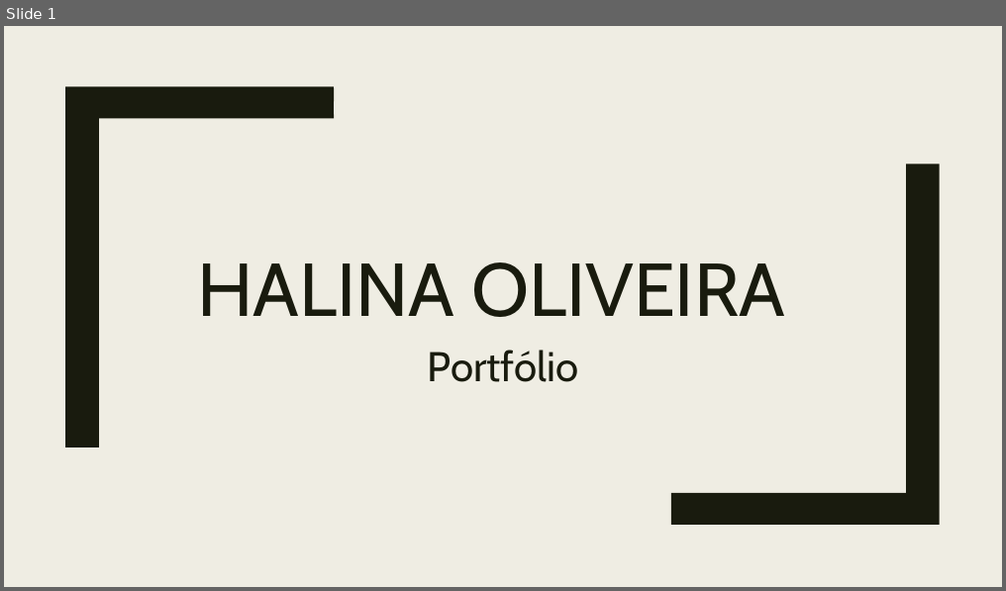
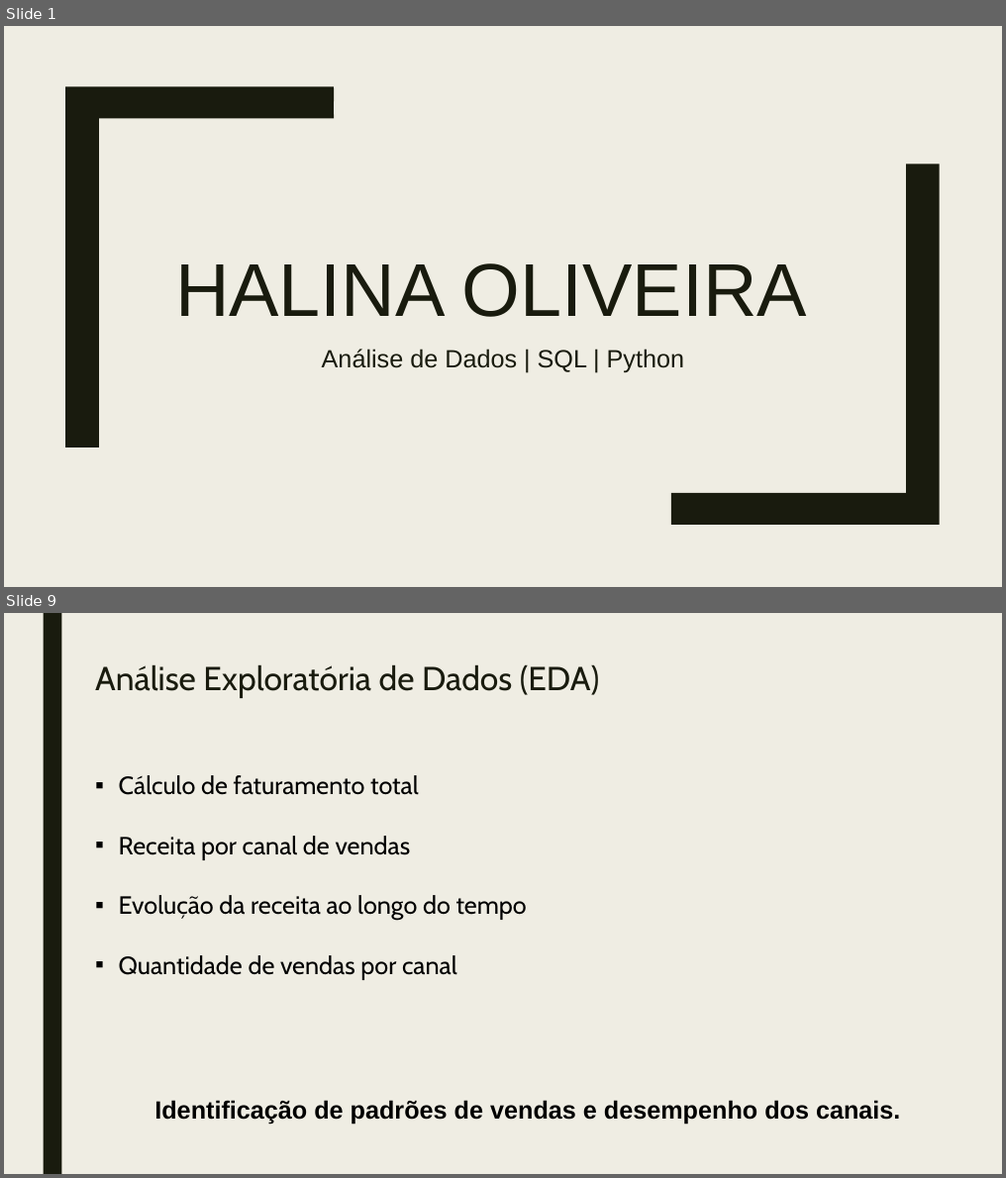
Before and after one commit to Halina23/Portfolio-Halina-Oliveira, a slide deck: Halina Oliveira.Portfolio.pptx. Shown one above the other, each under a label of ours: slide 1 before the commit, slides 1 and 9 after it; the slides between them are not shown. The pictures are 1006x591 and 1006x1178 pixels, drawn with LibreOffice and Linux fonts; fonts in the diff are those of the drawing. Boxes give left, top, right and bottom in pixels: in the first picture for what was removed or moved away, otherwise in the second. Text is boxed around its words. In the diff, an @@ line names an element or a change of style, - is before the commit and + after.

```diff
--- a/Halina Oliveira.Portfolio.pptx
+++ b/Halina Oliveira.Portfolio.pptx
@@ slide 9 added at (x1=4, y1=613, x2=1002, y2=1174), background #EFEDE3 @@
@@ rectangle added at (x1=43, y1=613, x2=61, y2=1174), fill #191B0E @@
@@ title added at (x1=95, y1=664, x2=599, y2=698), 32 pt, text #191B0E @@
+Análise Exploratória de Dados (EDA)
@@ text added at (x1=119, y1=775, x2=527, y2=980), 24 pt, text #000000 @@
+▪ Cálculo de faturamento total
+▪ Receita por canal de vendas
+▪ Evolução da receita ao longo do tempo
+▪ Quantidade de vendas por canal
@@ text added at (x1=154, y1=1100, x2=900, y2=1125), 24 pt, text #000000, bold @@
+Identificação de padrões de vendas e desempenho dos canais.
@@ slide 1 changed as well @@
@@ title "HALINA OLIVEIRA" at (x1=175, y1=264, x2=807, y2=317): font Cabin to Arial @@
@@ subtitle at (x1=322, y1=349, x2=684, y2=373): text changed; size 40 to 24 pt; font Cabin to Arial @@
-Portfólio
+Análise de Dados | SQL | Python
```
Also in this commit, not shown: 4 other slides changed, 8 other slides added, 7 slides removed.
